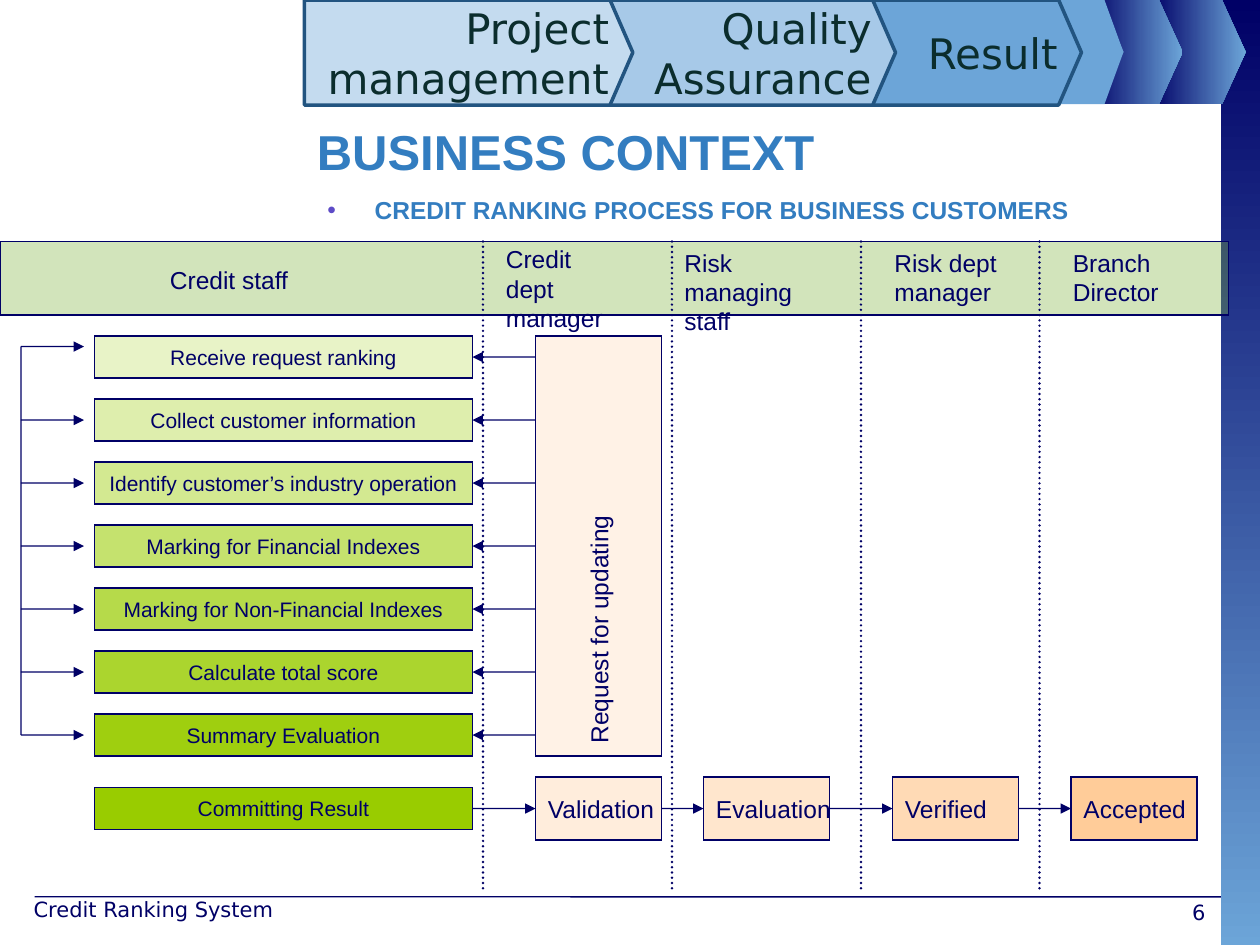
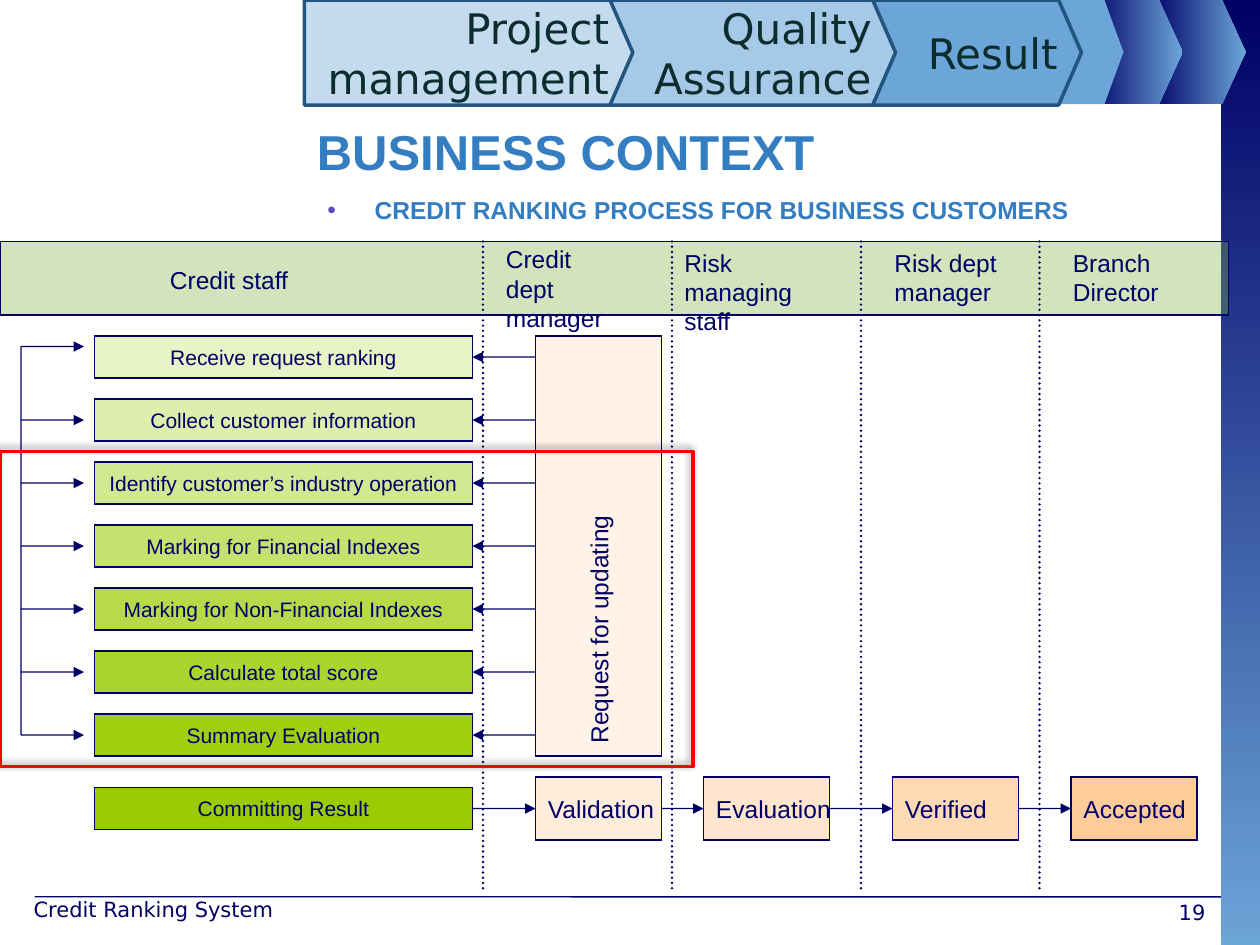
Before and after one commit to maily89/fbdm, a slide deck: slide 19 of Deliverables/FBD - slide.pptx (slide 6 before the commit). Drawn at 1260x945 pixels with LibreOffice and Linux fonts; fonts in the diff are those of the drawing; background and template pictures are left out. Boxes give left, top, right and bottom in pixels: in the first picture for what was removed or moved away, otherwise in the second. Text is boxed around its words. In the diff, an @@ line names an element or a change of style, - is before the commit and + after.

```diff
--- a/Deliverables/FBD - slide.pptx
+++ b/Deliverables/FBD - slide.pptx
@@ rectangle added at [0, 451, 693, 766], outline #FF0000 2 pt @@
@@ page number at [1179, 904, 1206, 921]: text changed @@
-6
+19
```
Also in this commit, not shown: 8 other slides changed.
